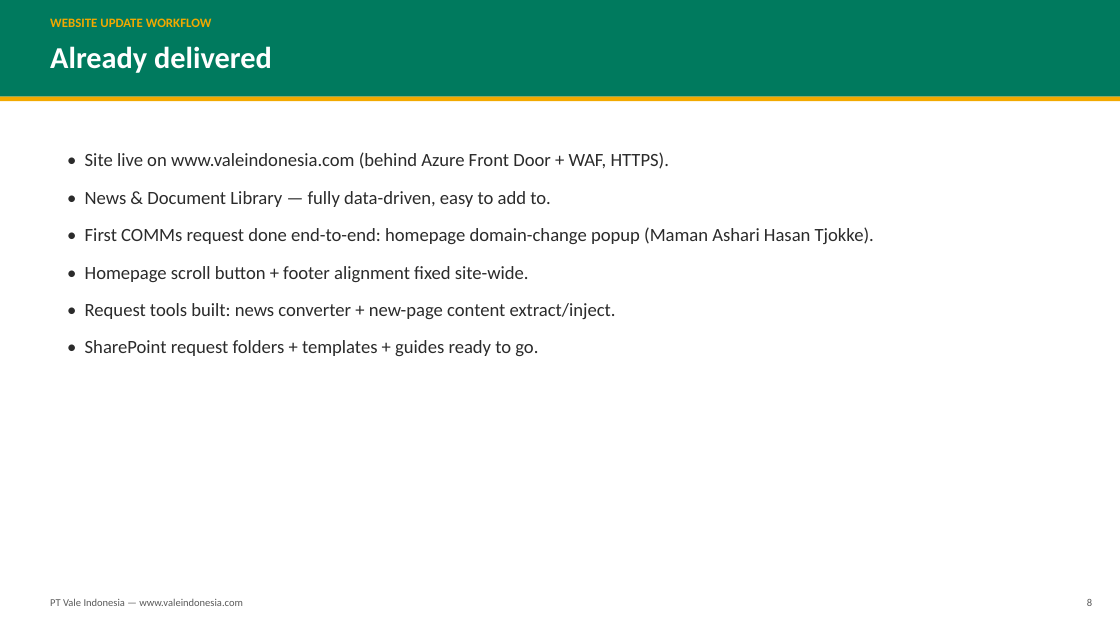
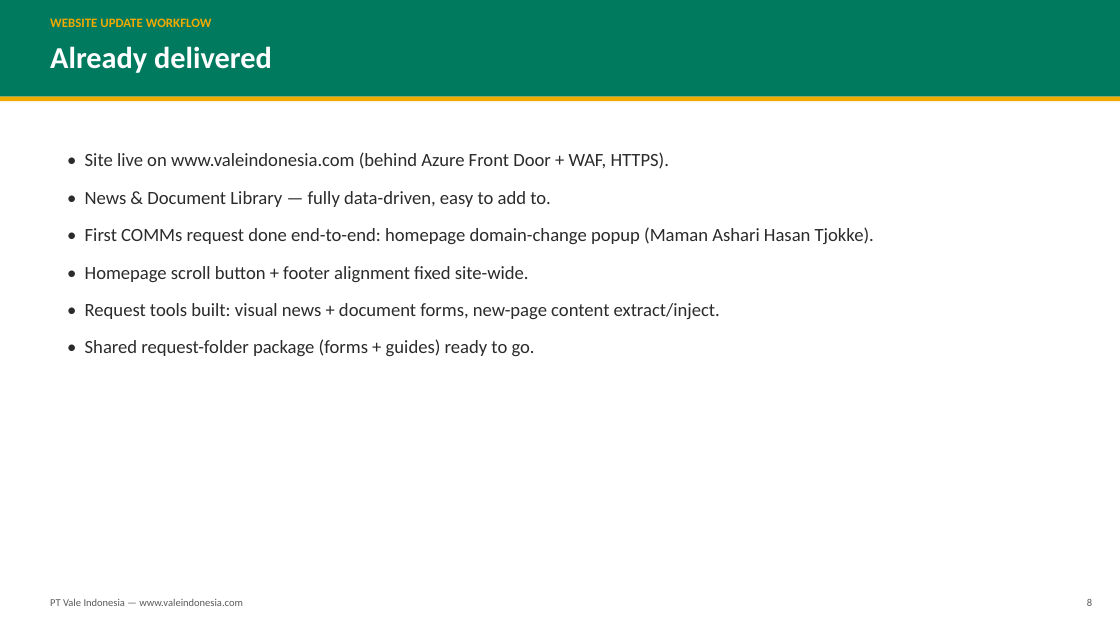
Before and after one commit to feiry/vale-website-static, a slide deck: slide 8 of docs/COMMs-Website-Update-Workflow.pptx. Drawn at 1120x630 pixels with LibreOffice and Linux fonts; fonts in the diff are those of the drawing. Boxes give left, top, right and bottom in pixels: in the first picture for what was removed or moved away, otherwise in the second. Text is boxed around its words. In the diff, an @@ line names an element or a change of style, - is before the commit and + after.

```diff
--- a/docs/COMMs-Website-Update-Workflow.pptx
+++ b/docs/COMMs-Website-Update-Workflow.pptx
@@ text at [85, 303, 720, 356]: text changed @@
-• Request tools built: news converter + new-page content extract/inject.
-• SharePoint request folders + templates + guides ready to go.
+• Request tools built: visual news + document forms, new-page content extract/inject.
+• Shared request-folder package (forms + guides) ready to go.
```
Also in this commit, not shown: 2 other slides changed, 1 other file.
